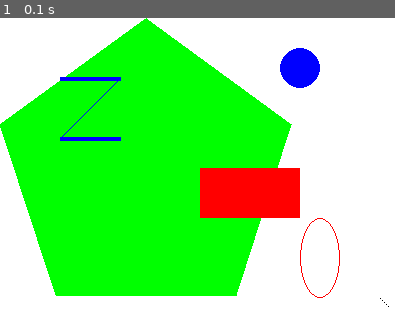
Above: before the commit, frame 1.
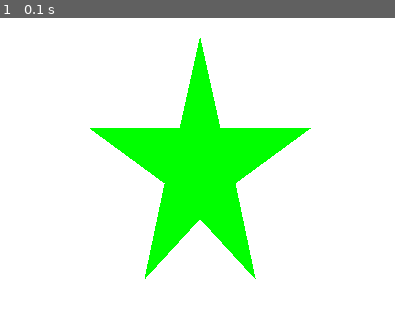
Above: after the commit, the same moment.

Repository: AnakinM/sample-game-sgd
Game: pygame game, started from drawing.py
Same seed, same stepped clock (60 frames per second), same inputs: the game is played once before the commit and once after it.
Inputs:
- Up to frame 1 (0.1 s): no input

The runs differ from the first frame. In frame 1, 40% of the frame differs, in the area x 0-99%, y 0-98%.

Commit message:
drawing star

Diff:
--- a/drawing.py
+++ b/drawing.py
@@ -2,11 +2,7 @@
 import pygame
 from pygame.locals import QUIT
 
-pygame.init()
-
-# set up the window
 DISPLAYSURF = pygame.display.set_mode((400, 300), 0, 32)
-pygame.display.set_caption("Drawing")
 
 # set up the colors
 BLACK = (0, 0, 0)
@@ -15,30 +11,41 @@
 GREEN = (0, 255, 0)
 BLUE = (0, 0, 255)
 
-# draw on the surface object
 DISPLAYSURF.fill(WHITE)
-pygame.draw.polygon(
-    DISPLAYSURF, GREEN, ((146, 0), (291, 106), (236, 277), (56, 277), (0, 106))
-)
-pygame.draw.line(DISPLAYSURF, BLUE, (60, 60), (120, 60), 4)
-pygame.draw.line(DISPLAYSURF, BLUE, (120, 60), (60, 120))
-pygame.draw.line(DISPLAYSURF, BLUE, (60, 120), (120, 120), 4)
-pygame.draw.circle(DISPLAYSURF, BLUE, (300, 50), 20, 0)
-pygame.draw.ellipse(DISPLAYSURF, RED, (300, 200, 40, 80), 1)
-pygame.draw.rect(DISPLAYSURF, RED, (200, 150, 100, 50))
 
-pixObj = pygame.PixelArray(DISPLAYSURF)
-pixObj[380][280] = BLACK
-pixObj[382][282] = BLACK
-pixObj[384][284] = BLACK
-pixObj[386][286] = BLACK
-pixObj[388][288] = BLACK
-del pixObj
 
-# run the game loop
-while True:
-    for event in pygame.event.get():
-        if event.type == QUIT:
-            pygame.quit()
-            sys.exit()
-    pygame.display.update()
+def draw_star():
+    star_points = [
+        (200, 20),  # top
+        (220, 110),
+        (310, 110),
+        (235, 165),
+        (255, 260),  # bottom right
+        (200, 200),
+        (145, 260),  # bottom left
+        (165, 165),
+        (90, 110),
+        (180, 110),
+    ]
+    pygame.draw.polygon(DISPLAYSURF, GREEN, star_points)
+
+
+def main():
+    pygame.init()
+
+    # set up the window
+    pygame.display.set_caption("Drawing")
+
+    draw_star()
+
+    # run the game loop
+    while True:
+        for event in pygame.event.get():
+            if event.type == QUIT:
+                pygame.quit()
+                sys.exit()
+        pygame.display.update()
+
+
+if __name__ == "__main__":
+    main()
